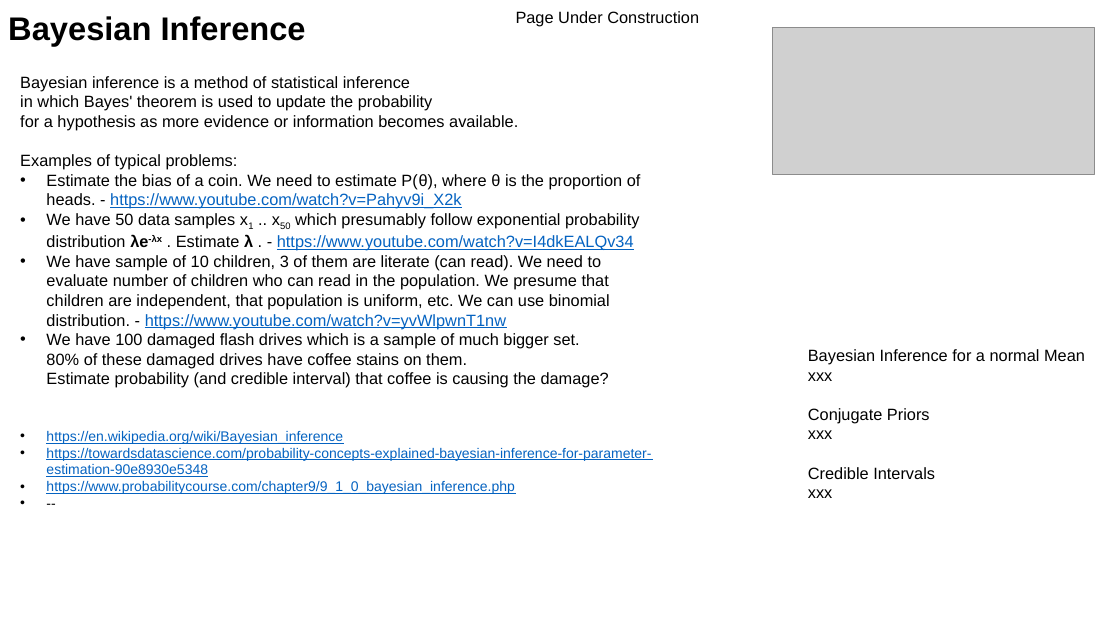
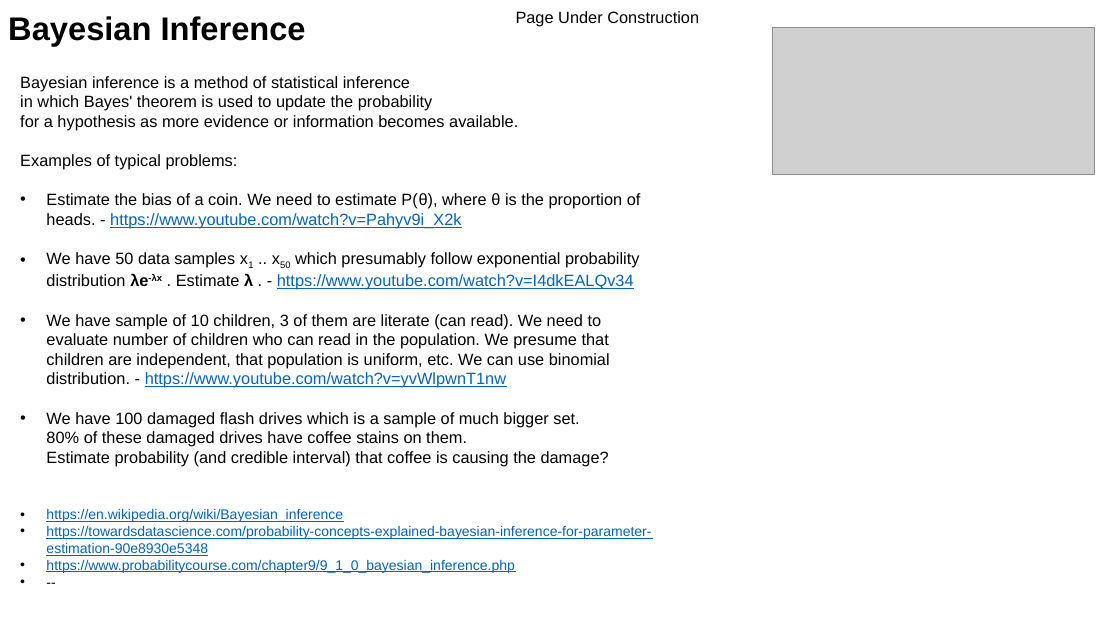
Before and after one commit to lselector/ml_ai_doc, a slide deck: slide 11 of statistics_08_Bayes_Bayesian.pptx. Drawn at 1120x630 pixels with LibreOffice and Linux fonts; fonts in the diff are those of the drawing; grey boxes stand for pictures. Boxes give left, top, right and bottom in pixels: in the first picture for what was removed or moved away, otherwise in the second. Text is boxed around its words. In the diff, an @@ line names an element or a change of style, - is before the commit and + after.

```diff
--- a/statistics_08_Bayes_Bayesian.pptx
+++ b/statistics_08_Bayes_Bayesian.pptx
@@ text "Bayesian inference is a method ..." rewrapped from (x1=20, y1=76, x2=651, y2=494) to (x1=20, y1=76, x2=651, y2=573) @@
@@ text removed at (x1=808, y1=349, x2=1085, y2=498) @@
-Bayesian Inference for a normal Mean
-xxx
-Conjugate Priors
-xxx
-Credible Intervals
-xxx
```
Also in this commit, not shown: 2 other slides changed, 6 slides added, 2 other files.
